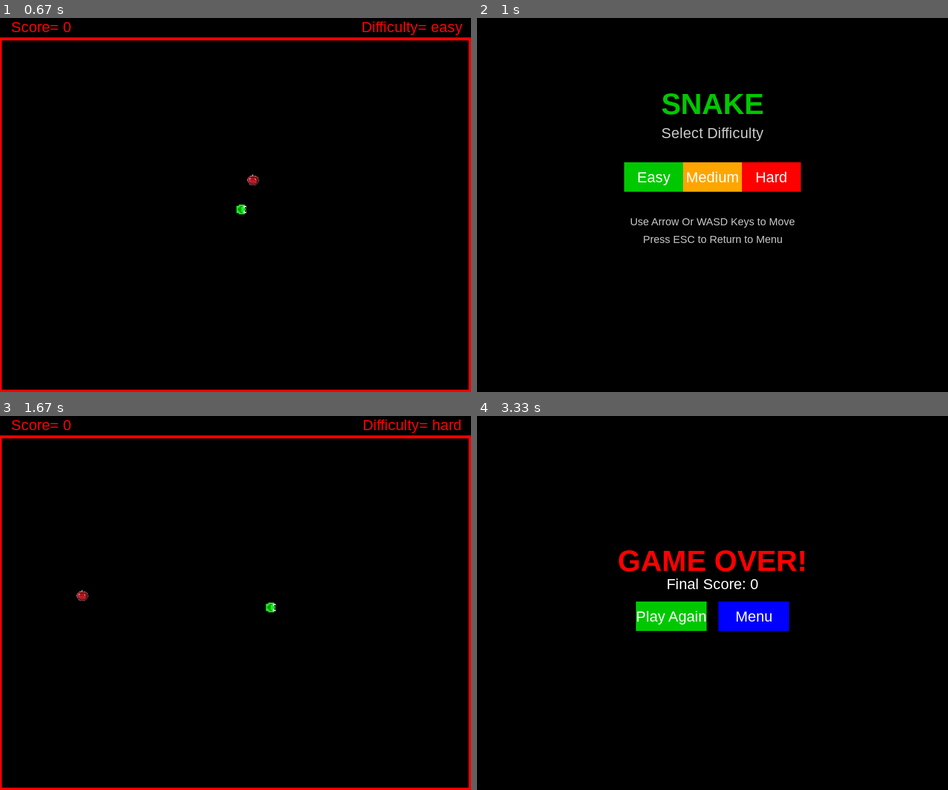
Above: before the commit, frames 1-4 (two rows, left to right).
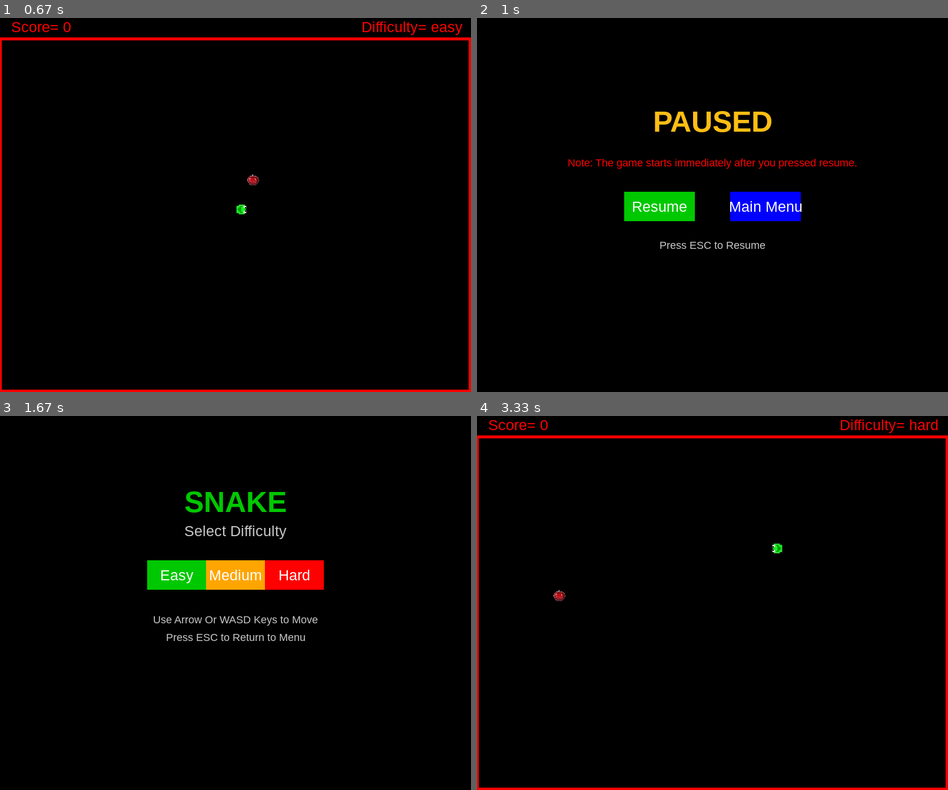
Above: after the commit, the same moments.

Repository: Matin-python/Snake-Game-Pygame
Game: pygame game, started from snake.py
Two runs of this game, one before a commit and one after it. Both use one fixed random seed, a clock stepped at 60 frames per second and the inputs below.
Inputs (mouse positions are in pixels of both pictures, inside the frame that each line leads up to):
- Up to frame 1 (0.67 s): click "Easy" at 0.38 s
- Up to frame 2 (1 s): hold Esc from 0.67 s (still down); hold Right from 0.67 s (still down); move the mouse to (566, 291) at 0.7 s
- Up to frame 3 (1.67 s): release Esc at 1.13 s; release Right at 1.13 s; press the mouse at (287, 603) at 1.2 s; move the mouse to (292, 588) at 1.3 s; release the mouse at (292, 573) at 1.43 s; hold Right from 1.5 s (still down); move the mouse to (254, 726) at 1.53 s
- Up to frame 4 (3.33 s): release Right at 1.97 s; click (769, 576) at 2.05 s, where only the run after the commit has a clickable "Hard"; hold Up 2.33-2.63 s; move the mouse to (655, 546) at 2.37 s; hold Right 2.67-3.13 s; hold Left from 3.17 s (still down)

Frame 1 is identical in both runs. In frame 2, 7.7% of the frame differs, in the area x 19-81%, y 20-62%; in frame 3, 7.0%; in frame 4, 6.3%.

Commit message:
Update snake.py
add pause button.

Diff:
--- a/snake.py
+++ b/snake.py
@@ -32,6 +32,7 @@
 GREEN = (0, 200, 0)
 DARK_GREEN = (0, 150, 0)
 BLUE = (0, 0, 255)
+DARK_BLUE = (0, 0, 200)
 YELLOW = (255, 190, 20)
 ORANGE = (255, 165, 0)
 GRAY = (200, 200, 200)
@@ -198,16 +199,8 @@
 
             if draw_button("Play Again", SCREEN_WIDTH/2-130, SCREEN_HEIGHT/2, 120, 50, GREEN, DARK_GREEN):
                 return difficulty
-            if draw_button("Menu", SCREEN_WIDTH/2+10, SCREEN_HEIGHT/2, 120, 50, BLUE, (0, 0, 200)):
+            if draw_button("Menu", SCREEN_WIDTH/2+10, SCREEN_HEIGHT/2, 120, 50, BLUE, DARK_BLUE):
                 return menu()
-
-            for event in pygame.event.get():
-                if event.type == pygame.QUIT:
-                    quit_game()
-
-                if event.type == pygame.KEYDOWN:
-                    if event.key == pygame.K_ESCAPE:
-                        return menu()
 
 
         else:
@@ -222,18 +215,50 @@
 
             food.draw(screen)
 
-            for event in pygame.event.get():
-                if event.type == pygame.QUIT:
-                    quit_game()
-
-                if event.type == pygame.KEYDOWN:
-                    if event.key == pygame.K_ESCAPE:
+        for event in pygame.event.get():
+            if event.type == pygame.QUIT:
+                quit_game()
+
+            if event.type == pygame.KEYDOWN:
+                if event.key == pygame.K_ESCAPE:
+                    if game_over:
                         return menu()
+
+                    else:
+                        action = pause_menu()
+
+                        if action == "menu":
+                            while pygame.mouse.get_pressed()[0]: pygame.event.pump()
+                            return menu()
 
         pygame.display.flip()
         clock.tick(SPEED)
 
-
+def pause_menu():
+    while True:
+        screen.fill(BLACK)
+
+        draw_text("PAUSED", title_font, YELLOW, SCREEN_WIDTH//2, 180)
+
+        draw_text("Note: The game starts immediately after you pressed resume.", small_font, RED, SCREEN_WIDTH//2, 250)
+
+        if draw_button("Resume", SCREEN_WIDTH//2-150, 300, 120, 50, GREEN, DARK_GREEN):
+            return "resume"
+
+        if draw_button("Main Menu", SCREEN_WIDTH//2+30, 300, 120, 50, BLUE, DARK_BLUE):
+            return "menu"
+
+        draw_text("Press ESC to Resume", small_font, GRAY, SCREEN_WIDTH//2, 390)
+
+        pygame.display.flip()
+
+        for event in pygame.event.get():
+            if event.type == pygame.QUIT:
+                quit_game()
+
+            if event.type == pygame.KEYDOWN:
+                if event.key == pygame.K_ESCAPE:
+                    return "resume"
 
 def menu():
     while True:
@@ -262,10 +287,6 @@
             if event.type == pygame.QUIT:
                 quit_game()
 
-            if event.type == pygame.KEYDOWN:
-                if event.key == pygame.K_ESCAPE:
-                    quit_game()
-
 difficulty = menu()
 
 while True:
